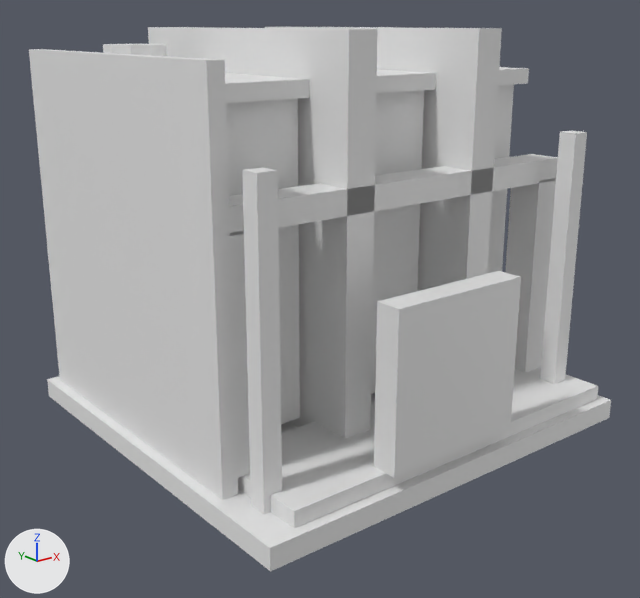
What one commit did to the glTF model assets/source/buildings/directorate/sources/industrial/ammunition_plant/lod1.gltf.
Both versions are drawn from a camera (50 mm lens) standing at (-1.106, -1.348, 0.282) and looking at (-0.048, -0.025, -0.247). The axes (+X, +Y, +Z) are drawn at lower left. The lights are the same throughout. The first picture is the older version. Vertices at exactly the same position are counted once.

Before the edit, the objects in view are built like this:
```python
me_lod1 = bpy.data.meshes.new('lod1')
me_lod1.from_pydata(...)  # 204 vertices, 324 faces; spans x -0.45..0.41, y -0.41..0.42, z -0.5..0.27
ob_lod1 = bpy.data.objects.new('lod1', me_lod1)
ob_lod1.location = (0.0, 0.0, 0.0)
```
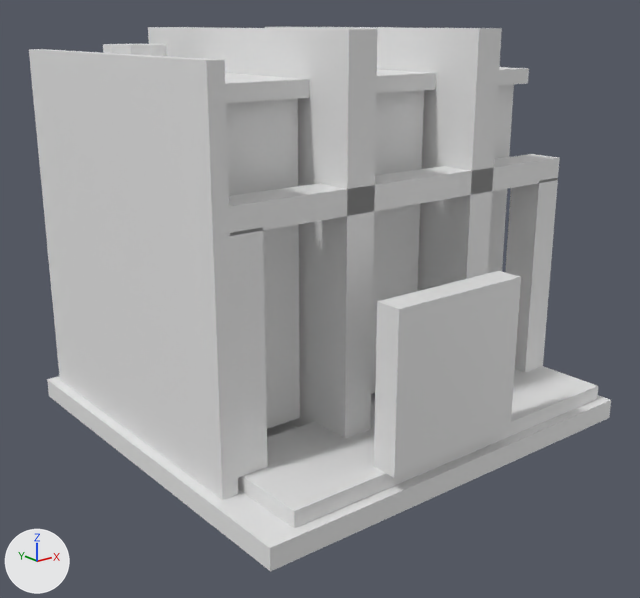
Changed parts and their boxes [x1, y1, x2, y2] in the pictures (640 x 598 px):
```json
{"part": 1, "of": "me_lod1", "change": "deleted", "before": [540, 130, 587, 384]}
{"part": 2, "of": "me_lod1", "change": "deleted", "before": [242, 167, 282, 514]}
```

Edits to the scene script, one JSON object a line:
```json
{"block": "me_lod1", "where": "# used by ob_lod1; location = (0.0, 0.0, 0.0)"}
{"op": "remove", "block": "me_lod1", "code": "me_lod1.from_pydata(...)  # 204 vertices, 324 faces; spans x -0.45..0.41, y -0.41..0.42, z -0.5..0.27"}
{"op": "add", "block": "me_lod1", "code": "me_lod1.from_pydata(...)  # 164 vertices, 264 faces; spans x -0.45..0.41, y -0.41..0.42, z -0.5..0.27"}
{"block": "me_lod1", "change": "me_lod1 part 1: the loose piece of 8 vertices spanning x 0.327..0.363, y -0.328..-0.292, z -0.46..0.08 is deleted"}
{"block": "me_lod1", "change": "me_lod1 part 2: the loose piece of 8 vertices spanning x -0.403..-0.367, y -0.328..-0.292, z -0.46..0.08 is deleted"}
{"block": "me_lod1", "change": "other edits to the shape of me_lod1 do not show in these pictures"}
```
